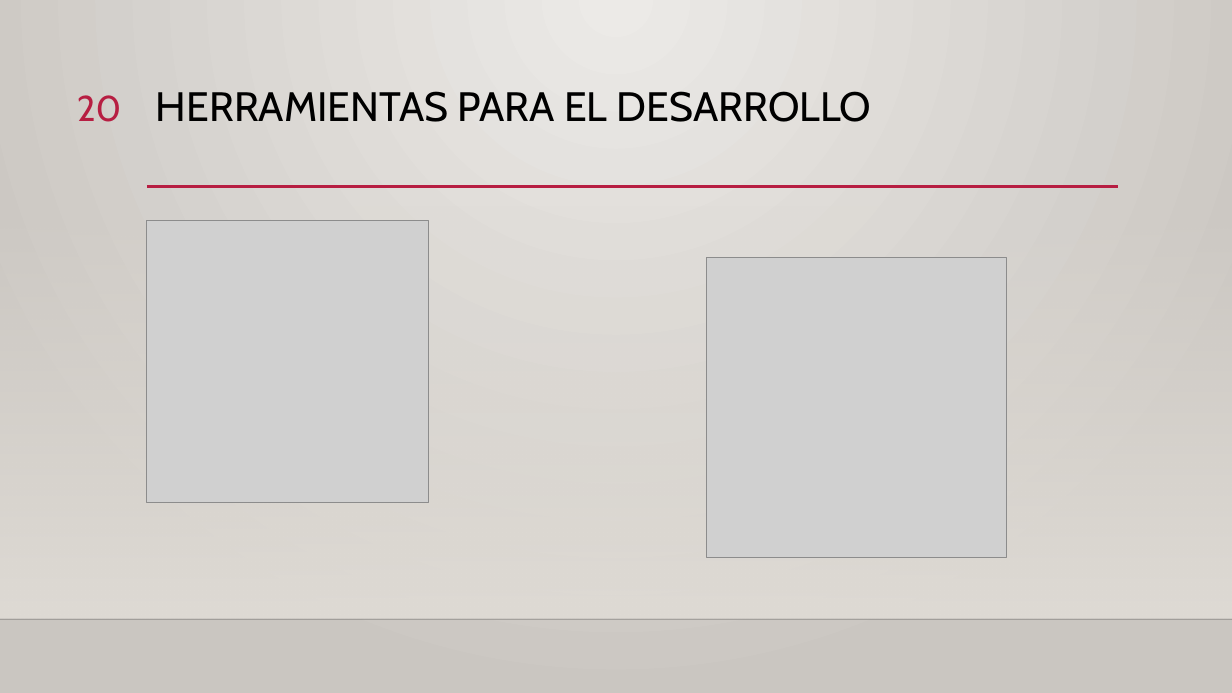
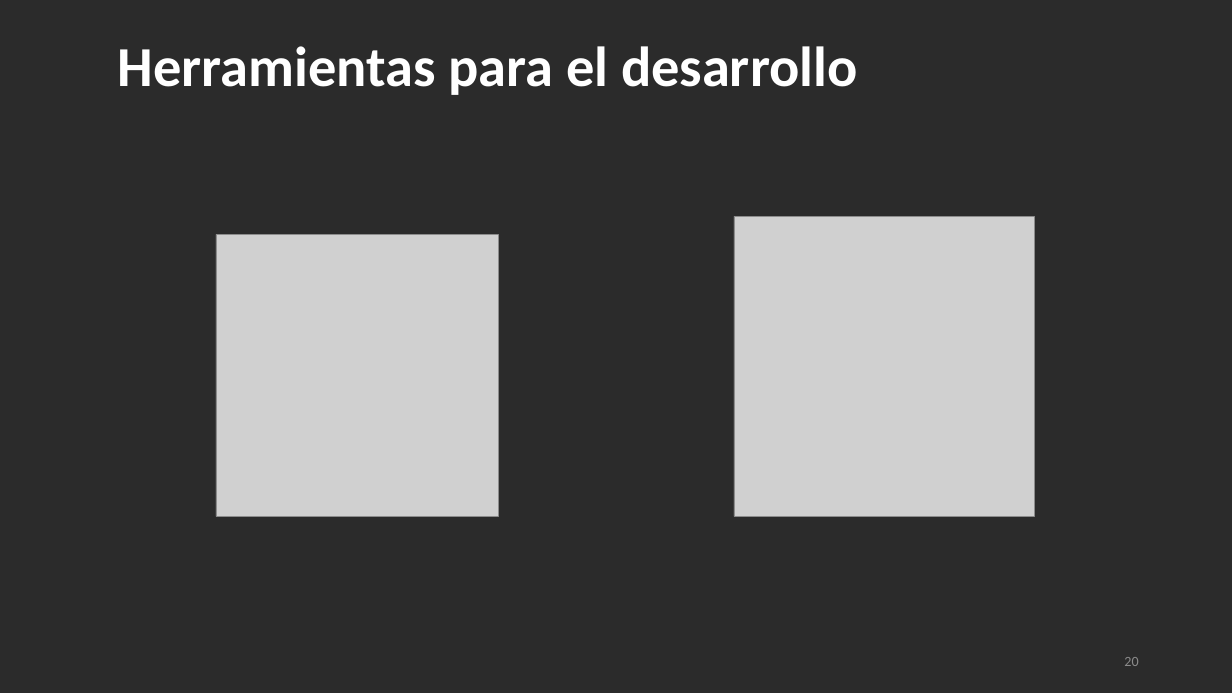
Before and after one commit to garo9521/Trabajo-Terminal, a slide deck: slide 20 of Documento/Final_Presentacion.pptx. Drawn at 1232x693 pixels with LibreOffice and Linux fonts; fonts in the diff are those of the drawing; grey boxes stand for pictures; background and template pictures are left out; a plain dark background stands for a picture behind light text. Boxes give left, top, right and bottom in pixels: in the first picture for what was removed or moved away, otherwise in the second. Text is boxed around its words. In the diff, an @@ line names an element or a change of style, - is before the commit and + after.

```diff
--- a/Documento/Final_Presentacion.pptx
+++ b/Documento/Final_Presentacion.pptx
@@ background gradient #ECEAE7 to #CAC7C1 to picture (left out) @@
@@ title "Herramientas para el desarrollo" at <box>118,46,858,95</box>: vertical alignment top to middle @@
@@ title at <box>118,46,858,95</box>: text changed; size 32 to 44 pt; font Cabin to Calibri; text colour #000000 to #FFFFFF; bold on @@
-HERRAMIENTAS PARA EL DESARROLLO
+Herramientas para el desarrollo
@@ rectangle removed at <box>0,204,1232,619</box> @@
@@ line removed from (147, 187) to (1118, 187) @@
@@ picture: place and size @@
-picture at <box>147,220,429,502</box>
+picture at <box>216,235,498,517</box>
@@ picture: place and size @@
-picture at <box>707,257,1007,557</box>
+picture at <box>734,216,1034,517</box>
@@ line removed from (0, 619) to (1232, 619) @@
@@ page number: place and size @@
-page number at <box>77,95,121,122</box>
+page number at <box>1124,657,1138,666</box>
@@ page number at <box>1124,657,1138,666</box>: size 28 to 11 pt, font Cabin to Calibri, text colour #B71E42 to #8C8C8C; vertical alignment top to middle @@
```
Also in this commit, not shown: 26 other slides changed, 1 slide added, 1 slide removed.
